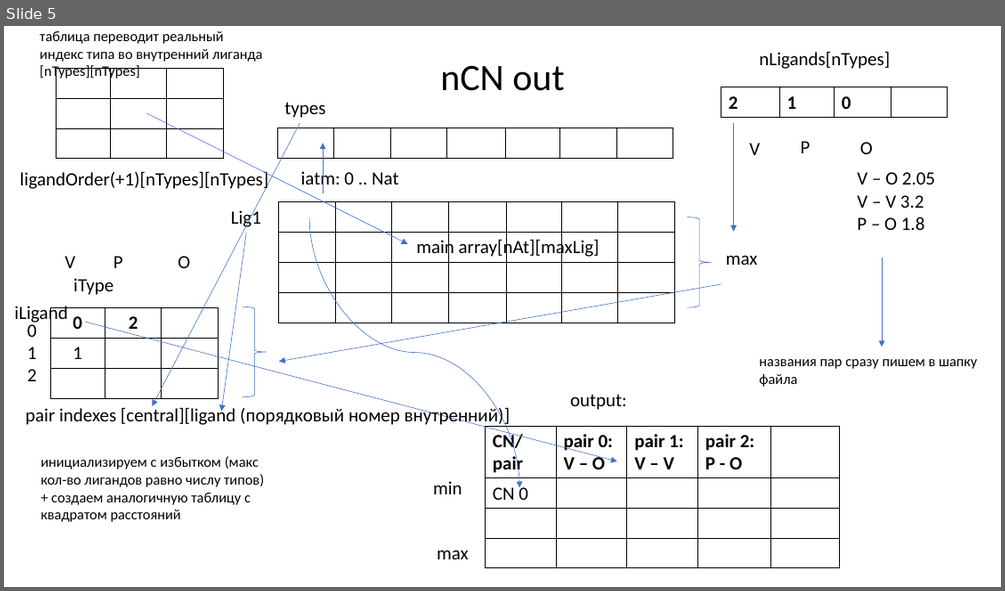
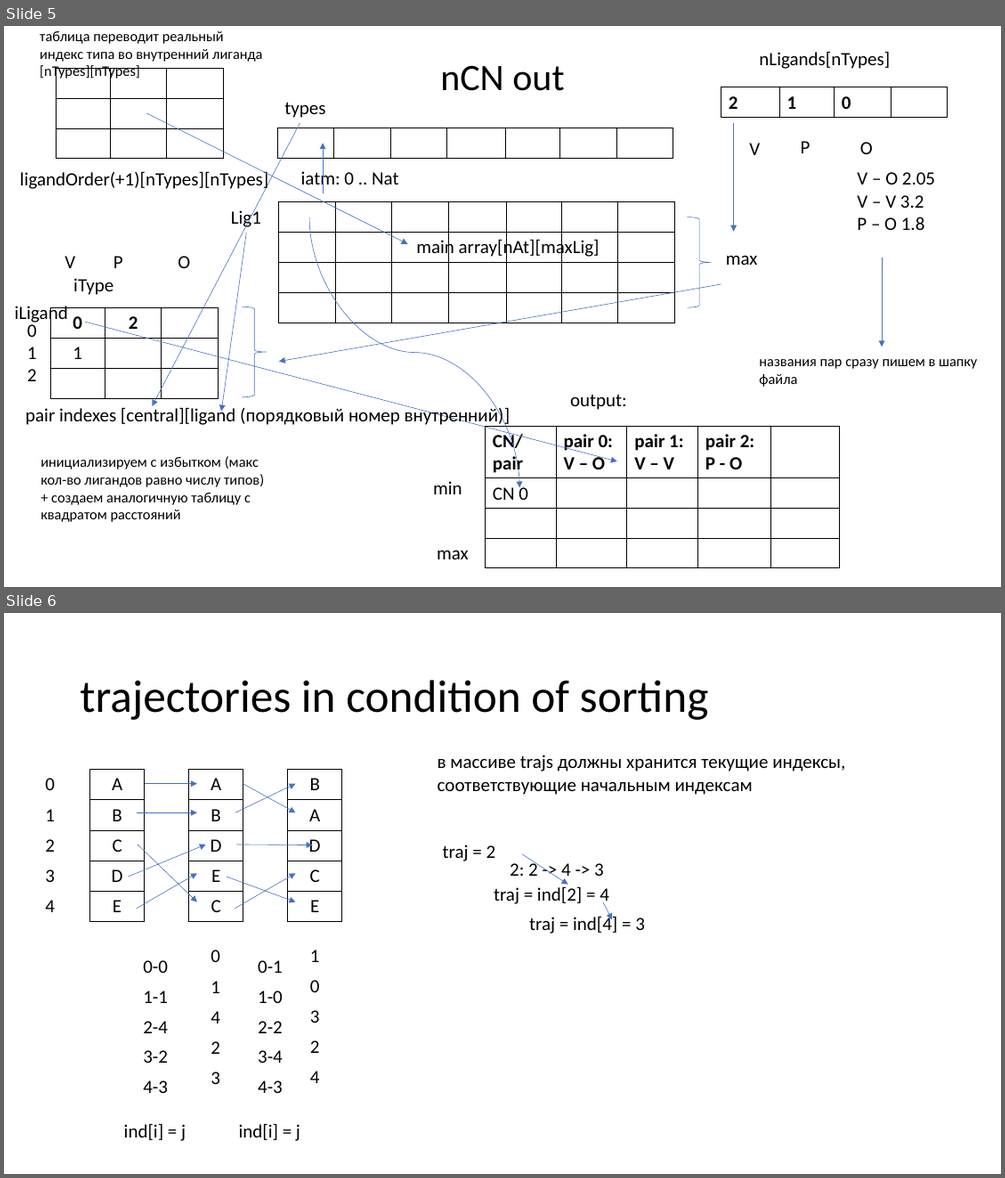
Before and after one commit to raadyn/aztotmd, a slide deck: aztotMD algorithms.pptx. Shown one above the other, each under a label of ours: slide 5 before the commit, slides 5 and 6 after it. The pictures are 1005x591 and 1005x1178 pixels, drawn with LibreOffice and Linux fonts; fonts in the diff are those of the drawing. Boxes give left, top, right and bottom in pixels: in the first picture for what was removed or moved away, otherwise in the second. Text is boxed around its words. In the diff, an @@ line names an element or a change of style, - is before the commit and + after.

```diff
--- a/aztotMD algorithms.pptx
+++ b/aztotMD algorithms.pptx
@@ slide 6 added at <box>4,613,1001,1174</box>, background #FFFFFF @@
@@ title added at <box>80,680,709,720</box>, 44 pt, text #000000 @@
+trajectories in condition of sorting
@@ table added at <box>23,770,77,919</box>, 5 rows, 1 columns @@
+0
+1
+2
+3
+4
@@ table added at <box>90,770,145,919</box>, 5 rows, 1 columns @@
+A
+B
+C
+D
+E
@@ table added at <box>189,770,243,919</box>, 5 rows, 1 columns @@
+A
+B
+D
+E
+C
@@ table added at <box>287,770,342,919</box>, 5 rows, 1 columns @@
+B
+A
+D
+C
+E
@@ text added at <box>437,755,845,795</box>, 18 pt, text #000000 @@
+в массиве trajs должны хранится текущие индексы, соответствующие начальным индексам
@@ arrow added from (145, 784) to (197, 784), #4472C4 0.5 pt @@
@@ arrow added from (235, 812) to (296, 784), #4472C4 0.5 pt @@
@@ arrow added from (243, 784) to (296, 812), #4472C4 0.5 pt @@
@@ arrow added from (138, 812) to (197, 812), #4472C4 0.5 pt @@
@@ arrow added from (128, 876) to (206, 844), #4472C4 0.5 pt @@
@@ arrow added from (138, 844) to (197, 901), #4472C4 0.5 pt @@
@@ arrow added from (235, 844) to (313, 844), #4472C4 0.5 pt @@
@@ text added at <box>443,844,496,861</box>, 18 pt, text #000000 @@
+traj = 2
@@ arrow added from (137, 908) to (197, 873), #4472C4 0.5 pt @@
@@ arrow added from (226, 876) to (296, 901), #4472C4 0.5 pt @@
@@ arrow added from (235, 908) to (296, 873), #4472C4 0.5 pt @@
@@ text added at <box>510,860,604,882</box>, 18 pt, text #000000 @@
+2: 2 -> 4 -> 3
@@ arrow added from (522, 854) to (568, 884), #4472C4 0.5 pt @@
@@ text added at <box>494,886,609,906</box>, 18 pt, text #000000 @@
+traj = ind[2] = 4
@@ arrow added from (603, 901) to (612, 919), #4472C4 0.5 pt @@
@@ text added at <box>529,915,645,933</box>, 18 pt, text #000000 @@
+traj = ind[4] = 3
@@ table added at <box>128,951,183,1102</box>, 5 rows, 1 columns @@
+0-0
+1-1
+2-4
+3-2
+4-3
@@ table added at <box>188,941,243,1092</box>, 5 rows, 1 columns @@
+0
+1
+4
+2
+3
@@ table added at <box>243,951,297,1102</box>, 5 rows, 1 columns @@
+0-1
+1-0
+2-2
+3-4
+4-3
@@ table added at <box>287,941,342,1091</box>, 5 rows, 1 columns @@
+1
+0
+3
+2
+4
@@ text added at <box>124,1123,186,1141</box>, 18 pt, text #000000 @@
+ind[i] = j
@@ text added at <box>239,1123,300,1141</box>, 18 pt, text #000000 @@
+ind[i] = j
```
Also in this commit, not shown: 38 other files.
